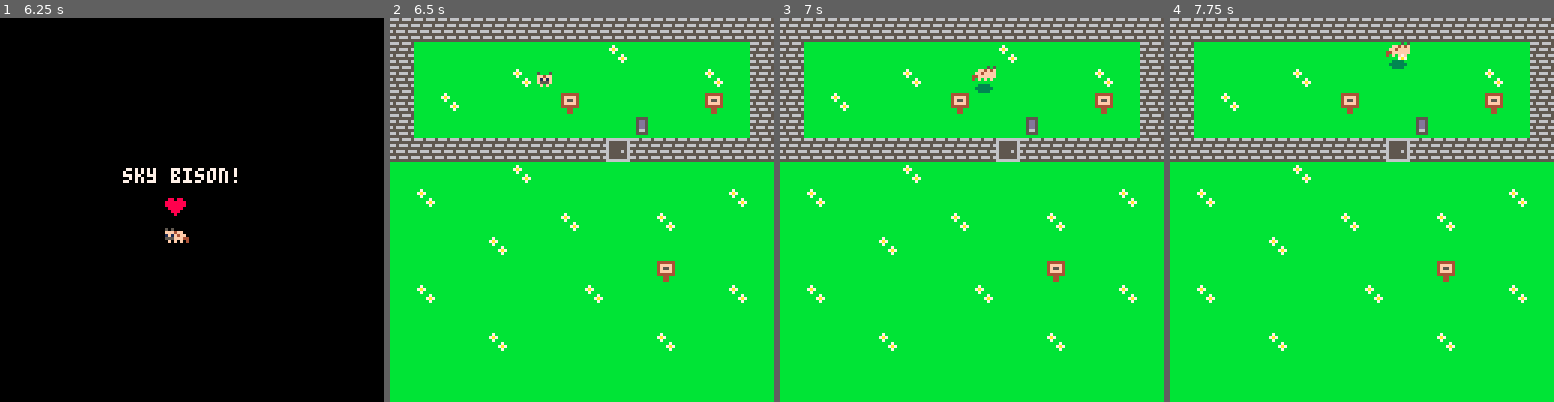
Above: before the commit, frames 1-4 (left to right).
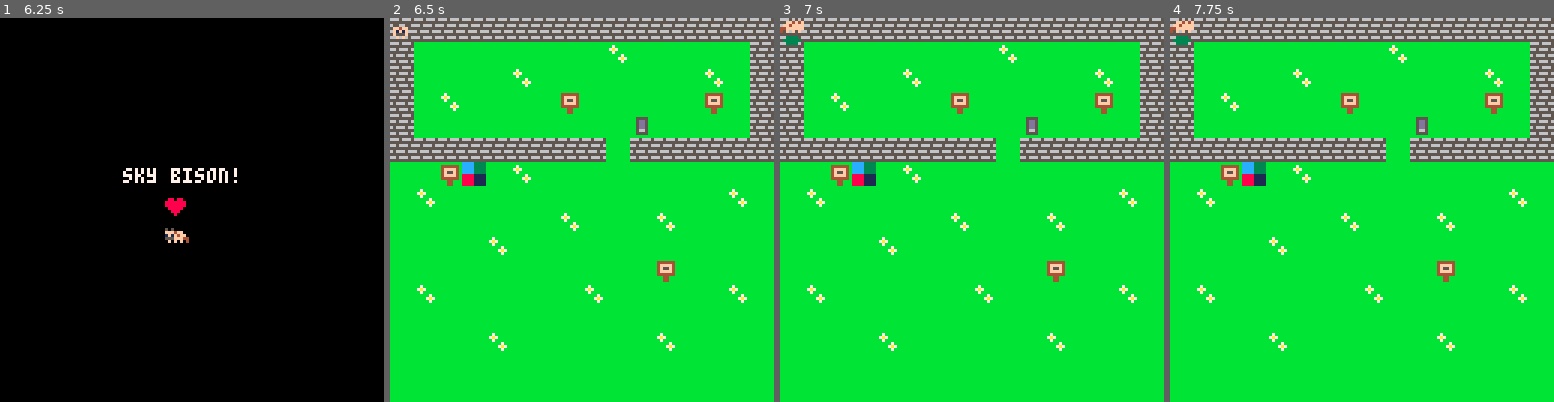
Above: after the commit, the same moments.

Repository: alaynar/yip-yip
Game: PICO-8 cartridge yipyip.p8
Two runs of this game, one before a commit and one after it. Both use one fixed random seed, a clock stepped at 60 frames per second and the inputs below.
Inputs:
- Up to frame 1 (6.25 s): tap X (X key) at 0.33, 1.07, 1.85, 2.97, 4.08, 5.2 s; tap O (Z key) at 0.7, 1.7, 2.1, 2.5, 2.9, 3.3, 3.7, 4.1, 4.5, 4.9, 5.3, 5.7, 6.1 s; hold Right 1.6-2.1 s; hold Up 2.15-2.42 s; hold Right 2.47-3.03 s; hold Left 3.08-3.58 s; hold Down 3.63-3.97 s; hold Right 4.02-4.68 s; hold Up 4.73-5.03 s; hold Left 5.08-5.68 s; hold Down 5.73-6.03 s; hold Right from 6.08 s (still down)
- Up to frame 2 (6.5 s): keep holding Right; tap X (X key) at 6.32 s
- Up to frame 3 (7 s): tap O (Z key) at 6.5, 6.9 s; release Right at 6.58 s; hold Right from 6.63 s (still down)
- Up to frame 4 (7.75 s): release Right at 7.13 s; hold Up 7.18-7.45 s; tap O (Z key) at 7.3, 7.7 s; tap X (X key) at 7.43 s; hold Right from 7.5 s (still down)

Frame 1 is identical in both runs. In frame 2, 1.2% of the frame differs, in the area x 0-63%, y 1-44%; in frame 3, 1.5%, in the area x 0-63%, y 0-44%; in frame 4, 1.5%.

Commit message:
Added a auto save.
Added a auto save to the game. The tile is used for testing purposes and not the actual game.

Diff:
--- a/yipyip.p8
+++ b/yipyip.p8
@@ -5,6 +5,10 @@
 
 --calls the setup functions
 function _init()
+ cartdata("yipyip")
+ play_x = dget(0)
+ play_y = dget(1)
+ dsprite = dget(2)
 	makeplayer()
 	map_set()
 	switch_button()
@@ -20,6 +24,7 @@
 		direction = move_appa()
 		flip_button()
 		open_door()
+		clear_button()
 
 		if(btnp(🅾️)) then
 		  jumping = 1
@@ -100,8 +105,15 @@
 	p={}
 
 --sets starting position for appa
+
+	if(play_x == nil and play_y == nil) then
 	p.x = 6
 	p.y = 2
+
+	else
+	p.x = play_x
+	p.y = play_y
+	end
 	prevdir = 'u'
  timerdur = 300
  timer = timerdur
@@ -244,6 +256,9 @@
   sfx(0)
  end
 
+ dset(0, p.x)
+ dset(1, p.y)
+
  return lastdir
 end
 -->8
@@ -260,7 +275,13 @@
  door={}
  door.x=9
  door.y=5
+
+ if(dsprite==20) then
  door.sprite=20
+ else
+ mset(9,5,19)
+ door.sprite=dsprite
+ end
 end
 
 --draws the door
@@ -270,7 +291,7 @@
 
 --opens the door when switch is pushed
 function open_door()
-	if (switch.sprite==50) mset(9,5,19) door.sprite=16
+	if (switch.sprite==50) mset(9,5,19) door.sprite=16 dset(2, 16)
 end
 
 --makes switch
@@ -290,6 +311,24 @@
 function flip_button()
 	if (btnp(❎) and (p.x==9 or p.x==10 or p.x==11) and (p.y==3 or p.y==4)) switch.sprite=50
 end
+
+
+function clear_button()
+	if (btnp(❎) and (p.x==3 or p.x==4) and (p.y==6 or p.y==7)) data_clear()
+end
+
+function data_clear()
+mset(9,5,20)
+door.sprite=20
+dset(2,20)
+
+p.x = 6
+dset(0,6)
+p.y = 2
+dset(1,2)
+
+run()
+end
 -->8
 --textbox functions
 
@@ -299,6 +338,7 @@
 	add_text(7,3,"push the switch to open the \ndoor!")
 	add_text(13,3,"hi 😐")
  add_text(11,10,"tutorial completed!")
+ add_text(2,6,"press ❎ on the tile twice \nto reset the game!")
 end
 
 --creates the textbox
@@ -330,20 +370,20 @@
 __gfx__
 00000000000000000000000000000000000000000000000000000000000005055050000050500000000005050500050005000500003333000033300008808800
 0000000000000000000000000000000000000000000000000000000000ff4ffffff4ff00f4f4ff0000ff4f4f0ff4ff000fffff00000000000000000088888880
-007007000000050550500000505000000000050505000500050005000ff4f1f11f1f4ff0ffff4ff00ff4ffff0f1f1f000f444f00000000000000000088888880
-0007700000ff4ffffff4ff00f4f4ff0000ff4f4f0ff4ff000fffff0044fff555555fff44ffffff4444ffffff0f555f000ff4ff00000000000000000008888800
-000770000ff4f1f11f1f4ff0ffff4ff00ff4ffff0f1f1f000f444f0040f0f0f00f0f0f040f0f0f0440f0f0f000f0f00000f0f000000000000000000000888000
-0070070044fff555555fff44ffffff4444ffffff0f555f000ff4ff00000000000000000000000000000000000000000000000000000000000000000000080000
+000000000000050550500000505000000000050505000500050005000ff4f1f11f1f4ff0ffff4ff00ff4ffff0f1f1f000f444f00000000000000000088888880
+0000000000ff4ffffff4ff00f4f4ff0000ff4f4f0ff4ff000fffff0044fff555555fff44ffffff4444ffffff0f555f000ff4ff00000000000000000008888800
+000000000ff4f1f11f1f4ff0ffff4ff00ff4ffff0f1f1f000f444f0040f0f0f00f0f0f040f0f0f0440f0f0f000f0f00000f0f000000000000000000000888000
+0000000044fff555555fff44ffffff4444ffffff0f555f000ff4ff00000000000000000000000000000000000000000000000000000000000000000000080000
 0000000040f0f0f00f0f0f040f0f0f0440f0f0f000f0f00000f0f000003333000033330000333300003333000033300000333000000000000000000000000000
 00000000000000000000000000000000000000000000000000000000033333300333333003333330033333300333330003333300000000000000000000000000
-00000000bbbbbbbb00000000bbbbbbbb666666660000000000000000000000000000000000000000000000000000000000000000000000000000000000000000
-00000000bb7bbbbb00000000bbbbbbbb655555560000000000000000000000000000000000000000000000000000000000000000000000000000000000000000
-00000000b7a7bbbb00000000bbbbbbbb655555560000000000000000000000000000000000000000000000000000000000000000000000000000000000000000
-00000000bb7bbbbb00000000bbbbbbbb655555560000000000000000000000000000000000000000000000000000000000000000000000000000000000000000
-00000000bbbbb7bb00000000bbbbbbbb655556560000000000000000000000000000000000000000000000000000000000000000000000000000000000000000
-00000000bbbb7a7b00000000bbbbbbbb655555560000000000000000000000000000000000000000000000000000000000000000000000000000000000000000
-00000000bbbbb7bb00000000bbbbbbbb655555560000000000000000000000000000000000000000000000000000000000000000000000000000000000000000
-00000000bbbbbbbb00000000bbbbbbbb666666660000000000000000000000000000000000000000000000000000000000000000000000000000000000000000
+00000000bbbbbbbb00000000bbbbbbbb66666666cccc333300000000000000000000000000000000000000000000000000000000000000000000000000000000
+00000000bb7bbbbb00000000bbbbbbbb65555556cccc333300000000000000000000000000000000000000000000000000000000000000000000000000000000
+00000000b7a7bbbb00000000bbbbbbbb65555556cccc333300000000000000000000000000000000000000000000000000000000000000000000000000000000
+00000000bb7bbbbb00000000bbbbbbbb65555556cccc333300000000000000000000000000000000000000000000000000000000000000000000000000000000
+00000000bbbbb7bb00000000bbbbbbbb655556568888111100000000000000000000000000000000000000000000000000000000000000000000000000000000
+00000000bbbb7a7b00000000bbbbbbbb655555568888111100000000000000000000000000000000000000000000000000000000000000000000000000000000
+00000000bbbbb7bb00000000bbbbbbbb655555568888111100000000000000000000000000000000000000000000000000000000000000000000000000000000
+00000000bbbbbbbb00000000bbbbbbbb666666668888111100000000000000000000000000000000000000000000000000000000000000000000000000000000
 00000000111111116665666511111111bbbbbbbb0000000000000000000000000000000000000000000000000000000000000000000000000000000000000000
 0000000011111cc15555555511111111b444444b0000000000000000000000000000000000000000000000000000000000000000000000000000000000000000
 00000000111111116656665611111111b4ffff4b0000000000000000000000000000000000000000000000000000000000000000000000000000000000000000
@@ -369,7 +409,7 @@
 bbbbbbbb000000000000000000000000000000000000000000000000000000000000000000000000000000000000000000000000000000000000000000000000
 bbbbbbbb000000000000000000000000000000000000000000000000000000000000000000000000000000000000000000000000000000000000000000000000
 __gff__
-0000000000000000000000000000000000000000010000000000000000000000000001001100000000000000000000000001010000000000000000000000000000000000000000000000000000000000000000000000000000000000000000000000000000000000000000000000000000000000000000000000000000000000
+0000000000000000000000000000000000000000010100000000000000000000000001001100000000000000000000000001010000000000000000000000000000000000000000000000000000000000000000000000000000000000000000000000000000000000000000000000000000000000000000000000000000000000
 0000000000000000000000000000000000000000000000000000000000000000000000000000000000000000000000000000000000000000000000000000000000000000000000000000000000000000000000000000000000000000000000000000000000000000000000000000000000000000000000000000000000000000
 __map__
 2222222222222222222222222222222240404040404040404040404040404040404040404040000000000000000000000000000000000000000000000000000000000000000000000000000000000000000000000000000000000000000000000000000000000000000000000000000000000000000000000000000000000000
@@ -378,7 +418,7 @@
 2240114040404024404013404024402240404040404040404040404040404040404040404040000000000000000000000000000000000000000000000000000000000000000000000000000000000000000000000000000000000000000000000000000000000000000000000000000000000000000000000000000000000000
 2240404040404040404031404040132240404040404040404040404040404040404040404040000000000000000000000000000000000000000000000000000000000000000000000000000000000000000000000000000000000000000000000000000000000000000000000000000000000000000000000000000000000000
 2222222222222222221422222222222240404040404040404040404040404040404040404040000000000000000000000000000000000000000000000000000000000000000000000000000000000000000000000000000000000000000000000000000000000000000000000000000000000000000000000000000000000000
-4040404040114040404040404040404040404040404040404040404040404040404040404040000000000000000000000000000000000000000000000000000000000000000000000000000000000000000000000000000000000000000000000000000000000000000000000000000000000000000000000000000000000000
+1340241540114040404040404040404040404040404040404040404040404040404040404040000000000000000000000000000000000000000000000000000000000000000000000000000000000000000000000000000000000000000000000000000000000000000000000000000000000000000000000000000000000000
 4011404040404040404040404040114040404040404040404040404040404040404040404040400000000000000000000000000000000000000000000000000000000000000000000000000000000000000000000000000000000000000000000000000000000000000000000000000000000000000000000000000000000000
 4040404040404011404040114040404040404040404040404040404040404040404040404040400000000000000000000000000000000000000000000000000000000000000000000000000000000000000000000000000000000000000000000000000000000000000000000000000000000000000000000000000000000000
 4040404011404040404040404040404040404040404040404040404040404040404040404040400000000000000000000000000000000000000000000000000000000000000000000000000000000000000000000000000000000000000000000000000000000000000000000000000000000000000000000000000000000000
